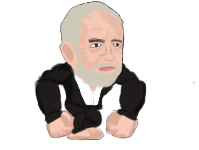
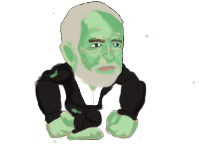
Before/after of a 199×150 layered artwork. What changed in the layer stack:
added layer "Layer 24" above "head" over [44, 29, 149, 143]
added group "head" (1st of 2) with 16 layers above "head" over [52, 9, 149, 89]
added layer "outline top" in group "head" over [88, 38, 123, 62]
added layer "eye brows" in group "head" over [88, 39, 125, 82]
added layer "Layer 23" in group "head" over [93, 23, 124, 47]
added layer "eye hite" in group "head" over [91, 43, 121, 48]
added layer "hair" in group "head" over [60, 9, 125, 88]
added layer "lips" in group "head" over [94, 34, 117, 72]
added layer "face crease" in group "head" over [78, 27, 123, 67]
added layer "face shadow" (37%) in group "head" over [75, 9, 124, 72]
added layer "face highlights" (91%) in group "head" over [83, 10, 123, 60]
added layer "face" in group "head" over [52, 9, 125, 89]
added layer "ear shadow" (51%) in group "head" over [62, 43, 75, 64]
added layer "ear" in group "head" over [60, 42, 78, 80]
added layer "ouline" in group "head" over [60, 9, 125, 88]
hid group "head" (2nd of 2) (1 layers) over [52, 9, 149, 89]
